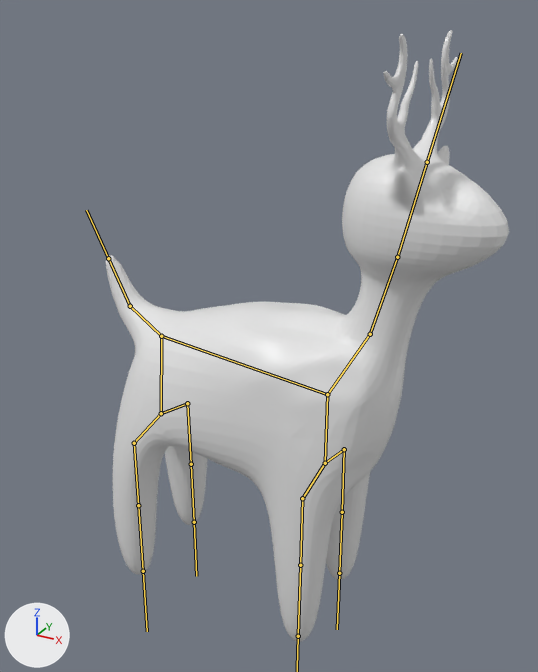
The FBX model LudumDare49/Assets/Art/Models/animal1.fbx: old version first, new version second.
Before and after are seen from a 50 mm camera at (3.29, -7.47, 7.95) aimed at (-0.96, 0.25, 4.09). The axes (+X, +Y, +Z) are drawn at lower left. The lights are the same throughout. The bones that bend it are drawn over the model as lines.
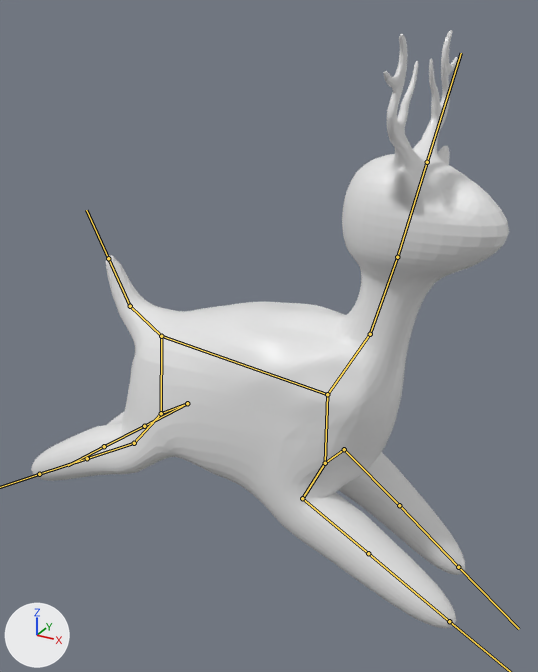
The newer file adds an action. The first version stands in its rest pose; the second is drawn at frame 1 of the action 'Armature|Jump'.

Changed parts and their boxes [x1, y1, x2, y2] in the pictures (538 x 672 px):
'Cube', posed (19% wider)
    before: [106, 30, 509, 642]
    after: [31, 30, 509, 628]
bone 'Bone.012', root to tip
    before: (134, 443) to (138, 505)
    after: (134, 443) to (87, 458)
bone 'Bone.015', root to tip
    before: (187, 403) to (191, 464)
    after: (187, 403) to (144, 426)
bone 'Bone.018', root to tip
    before: (302, 498) to (300, 565)
    after: (302, 498) to (368, 553)
bone 'Bone.021', root to tip
    before: (344, 449) to (342, 512)
    after: (344, 449) to (399, 505)

Edits to the bpy script that builds the scene:
```text
Change bone_bone_012:
    where bone_bone_012 = bpy.data.objects['Armature'].pose.bones['Bone.012']  # child of 'Bone.011'
    bone_bone_012.rotation_quaternion: (1.0, 0.0, 0.0, 0.0) -> (0.867, 0.0, -0.011, -0.498)  # degrees (0, 0, 0) -> degrees (1, -1, -60)
Change bone_bone_015:
    where bone_bone_015 = bpy.data.objects['Armature'].pose.bones['Bone.015']  # child of 'Bone.014'
    bone_bone_015.rotation_quaternion: (1.0, 0.0, 0.0, 0.0) -> (0.892, 0.026, 0.005, -0.451)  # degrees (0, 0, 0) -> degrees (2, 2, -54)
Change bone_bone_018:
    where bone_bone_018 = bpy.data.objects['Armature'].pose.bones['Bone.018']  # child of 'Bone.017'
    bone_bone_018.rotation_quaternion: (1.0, 0.0, 0.0, 0.0) -> (0.855, 0.0, 0.012, 0.519)  # degrees (0, 0, 0) -> degrees (1, 1, 63)
Change bone_bone_021:
    where bone_bone_021 = bpy.data.objects['Armature'].pose.bones['Bone.021']  # child of 'Bone.020'
    bone_bone_021.rotation_quaternion: (1.0, 0.0, 0.0, 0.0) -> (0.9, 0.0, -0.014, -0.436)  # degrees (0, 0, 0) -> degrees (1, -1, -52)
```
